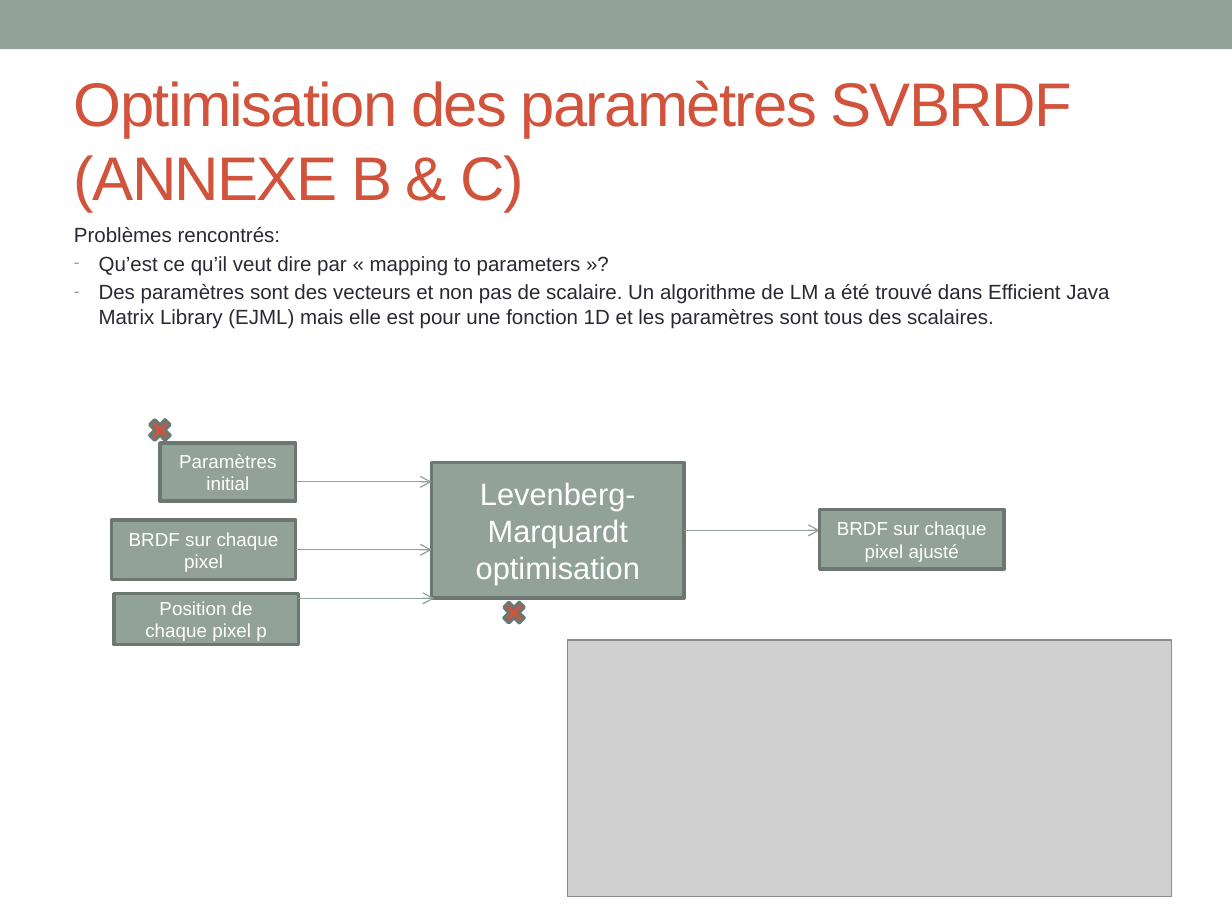
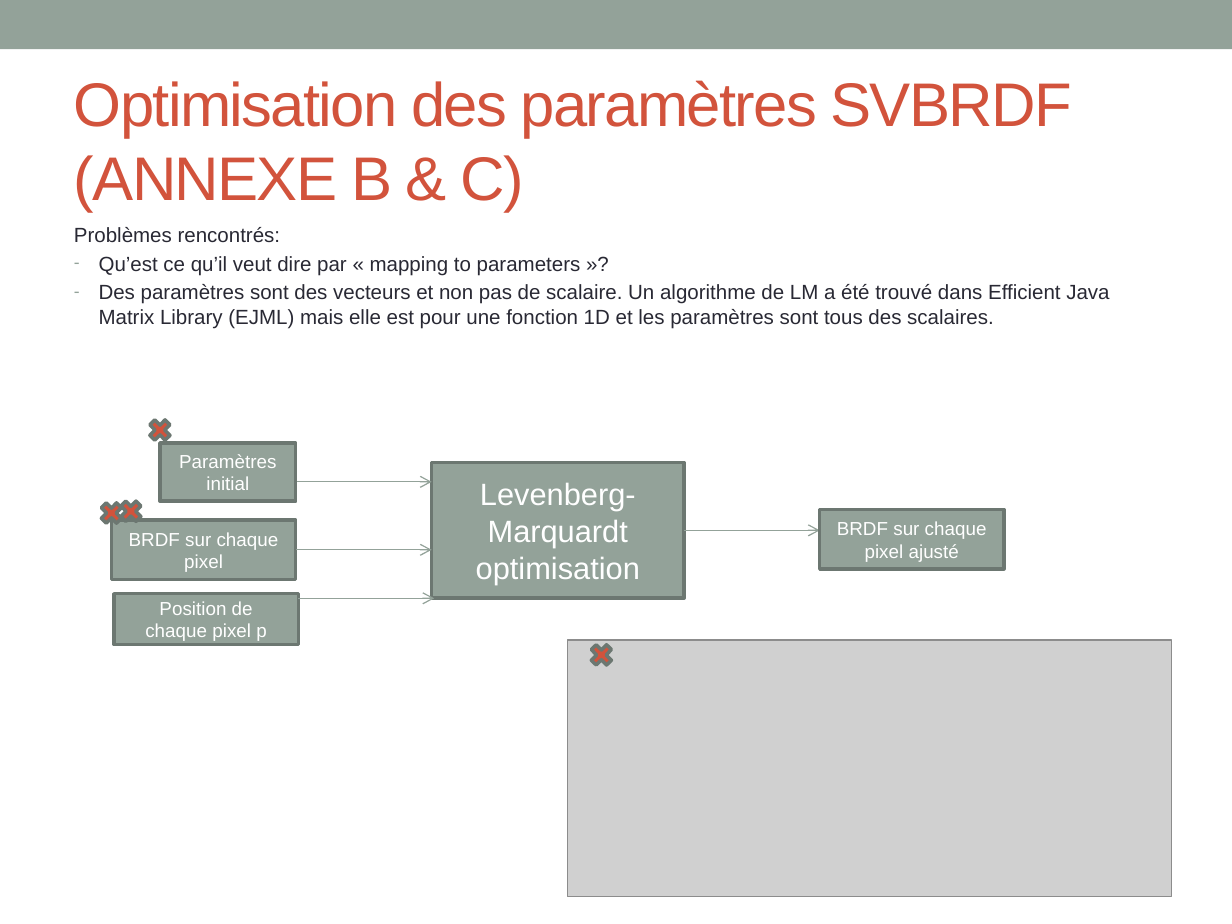
Before and after one commit to boykely/java_helloWorld, a slide deck: slide 4 of Slide/discussion.pptx. Drawn at 1232x924 pixels with LibreOffice and Linux fonts; fonts in the diff are those of the drawing; grey boxes stand for pictures. Boxes give left, top, right and bottom in pixels: in the first picture for what was removed or moved away, otherwise in the second. Text is boxed around its words. In the diff, an @@ line names an element or a change of style, - is before the commit and + after.

Commit message:
+ update slide ppt

```diff
--- a/Slide/discussion.pptx
+++ b/Slide/discussion.pptx
@@ cross added at (97, 498, 127, 527), fill #D2533C, outline #6D7871 2.08 pt @@
@@ cross added at (116, 496, 145, 526), fill #D2533C, outline #6D7871 2.08 pt @@
@@ cross: place and size @@
-cross at (500, 598, 530, 627)
+cross at (586, 641, 616, 670)
```
Also in this commit, not shown: 1 slide added.
